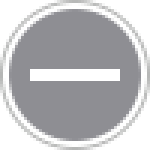
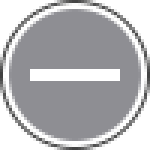
Layered file, before and after one edit (150×150). Changes by layer:
painted on "Border" over box(0, 0, 150, 150)
